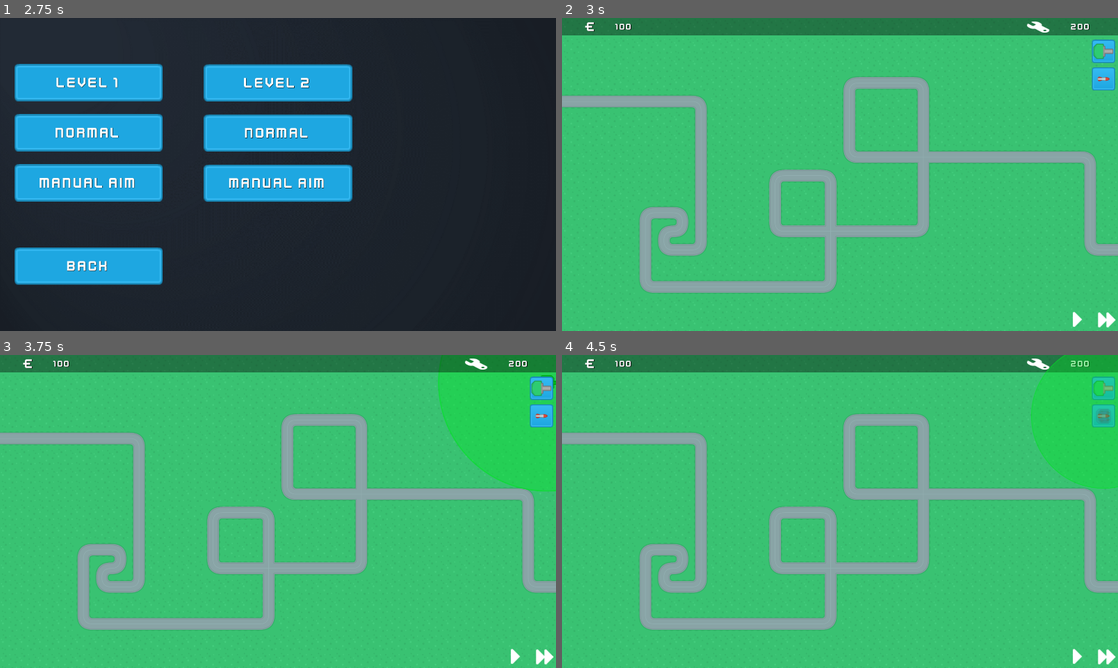
Above: before the commit, frames 1-4 (two rows, left to right).
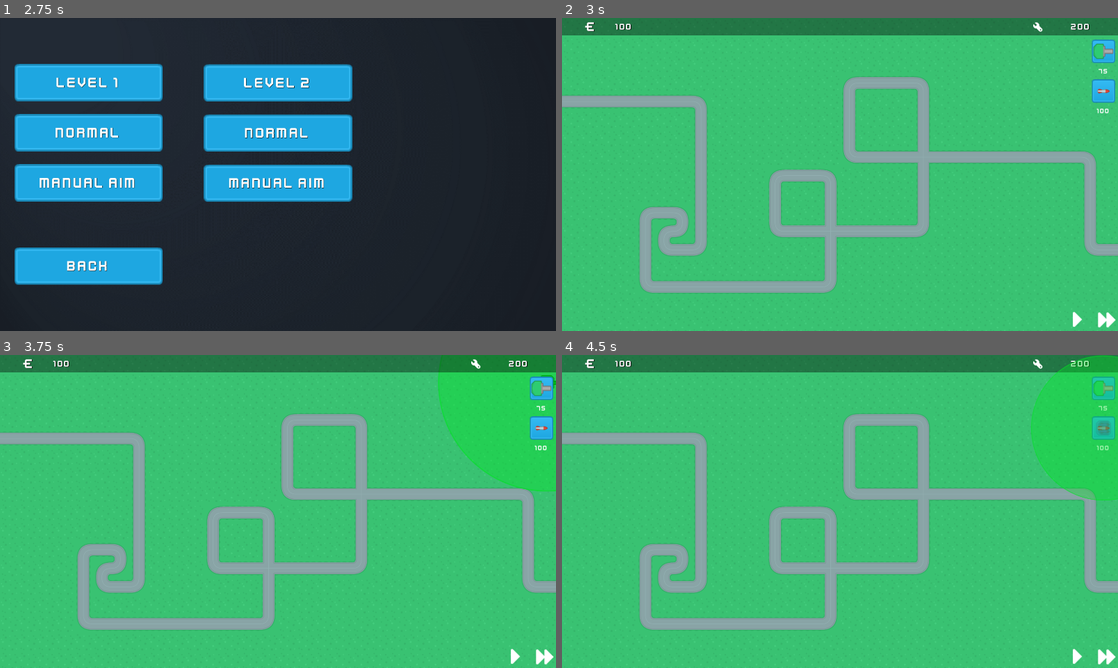
Above: after the commit, the same moments.

Repository: Sondervick/PWS-TowerDefense-Game
Game: Godot game, scene res://Scenes/scene_handler.tscn
Same seed, same stepped clock (60 frames per second), same inputs: the game is played once before the commit and once after it.
Inputs (mouse positions are in pixels of both pictures, inside the frame that each line leads up to; where the layout moved, square brackets give the same spot in the first picture):
- Up to frame 1 (2.75 s): click "SELECT LEVEL" at 0.5 s; click "LEVEL 1" at 1.25 s; click "LEVEL 1" at 2 s
- Up to frame 2 (3 s): click "NORMAL" at 2.75 s
- Up to frame 3 (3.75 s): click (539, 389) at 3.5 s
- Up to frame 4 (4.5 s): click (1101, 426) [1101, 414] at 4.25 s

Frame 1 is identical in both runs. In frame 2, 0.4% of the frame differs, in the area x 83-100%, y 1-31%; in frame 3, 0.5%; in frame 4, 1.4%, in the area x 83-100%, y 0-47%.
Error before the commit: Invalid assignment of property or key 'position' with value of type 'Vector2' on a base object of type 'null instance'. (res://Scenes/UI.gd:44)
Error after the commit: Invalid assignment of property or key 'position' with value of type 'Vector2' on a base object of type 'null instance'. (res://Scenes/UI.gd:47)

Commit message:
:bug: fixed bugs
updated stuff, check changelog

Diff:
--- a/Scenes/Enemies/Enemies.gd
+++ b/Scenes/Enemies/Enemies.gd
@@ -40,7 +40,8 @@
 	if progress_ratio == 1.0:
 		#Send out the signal named base damage
 		emit_signal("base_damage", damage)
-		on_destroy()
+		GameData.enemies_in_wave -= 1
+		self.queue_free()
 	#we want it to execute the move function
 	move(delta)
 
--- a/Scenes/GameScene.tscn
+++ b/Scenes/GameScene.tscn
@@ -61,6 +61,14 @@
 grow_vertical = 2
 texture = ExtResource("4_scrtf")
 
+[node name="Gun1Price" type="Label" parent="UI/HUD/BuildMenu"]
+layout_mode = 2
+theme_override_fonts/font = ExtResource("10_vwsyo")
+theme_override_font_sizes/font_size = 24
+text = "999"
+horizontal_alignment = 1
+vertical_alignment = 1
+
 [node name="missile" type="TextureButton" parent="UI/HUD/BuildMenu" groups=["build_buttons"]]
 custom_minimum_size = Vector2(80, 80)
 layout_mode = 2
@@ -77,6 +85,14 @@
 grow_horizontal = 2
 grow_vertical = 2
 texture = ExtResource("5_x8c8l")
+
+[node name="Gun2Price" type="Label" parent="UI/HUD/BuildMenu"]
+layout_mode = 2
+theme_override_fonts/font = ExtResource("10_vwsyo")
+theme_override_font_sizes/font_size = 24
+text = "999"
+horizontal_alignment = 1
+vertical_alignment = 1
 
 [node name="GameControls" type="HBoxContainer" parent="UI/HUD"]
 custom_minimum_size = Vector2(200, 80)
@@ -152,6 +168,7 @@
 layout_mode = 2
 size_flags_horizontal = 10
 texture = ExtResource("11_18sn2")
+stretch_mode = 3
 
 [node name="Lives" type="Label" parent="UI/HUD/InfoBar/HBoxContainer"]
 custom_minimum_size = Vector2(120, 60)
--- a/Scenes/UI.gd
+++ b/Scenes/UI.gd
@@ -1,4 +1,7 @@
 extends CanvasLayer
+
+func _ready():
+	auto_price()
 
 func setTowerPreview(tower_type, mouse_pos):
 	#Loads the tower scene from the given tower type
@@ -92,3 +95,11 @@
 	else:
 		#Speed up the game to 200%
 		Engine.set_time_scale(2.0)
+
+#
+# UI ELEMENTS
+#
+
+func auto_price():
+	get_node("HUD/BuildMenu/Gun1Price").set_text(str(GameData.tower_data["gun_tier_1"]["costs"]))
+	get_node("HUD/BuildMenu/Gun2Price").set_text(str(GameData.tower_data["missile_tier_1"]["costs"]))
--- a/Scenes/UIScenes/Changelog.tscn
+++ b/Scenes/UIScenes/Changelog.tscn
@@ -102,7 +102,22 @@
 size_flags_vertical = 0
 theme_override_fonts/font = ExtResource("4_d3ogv")
 theme_override_font_sizes/font_size = 48
-text = "V.1.0.1-ALPHA:
+text = "V1.1.0-ALPHA:
+
+Additions:
+- Map 2 (waiting for addition)
+- Tower prices
+
+Changed:
+- Fixed health indicator
+
+BUG FIXES:
+sprite (wrench)
+- When the enemy leaves the map, no longer grant money (Sten)
+
+
+
+V.1.0.1-ALPHA:
 
 Additions:
 - Added changelog + scrollbar
